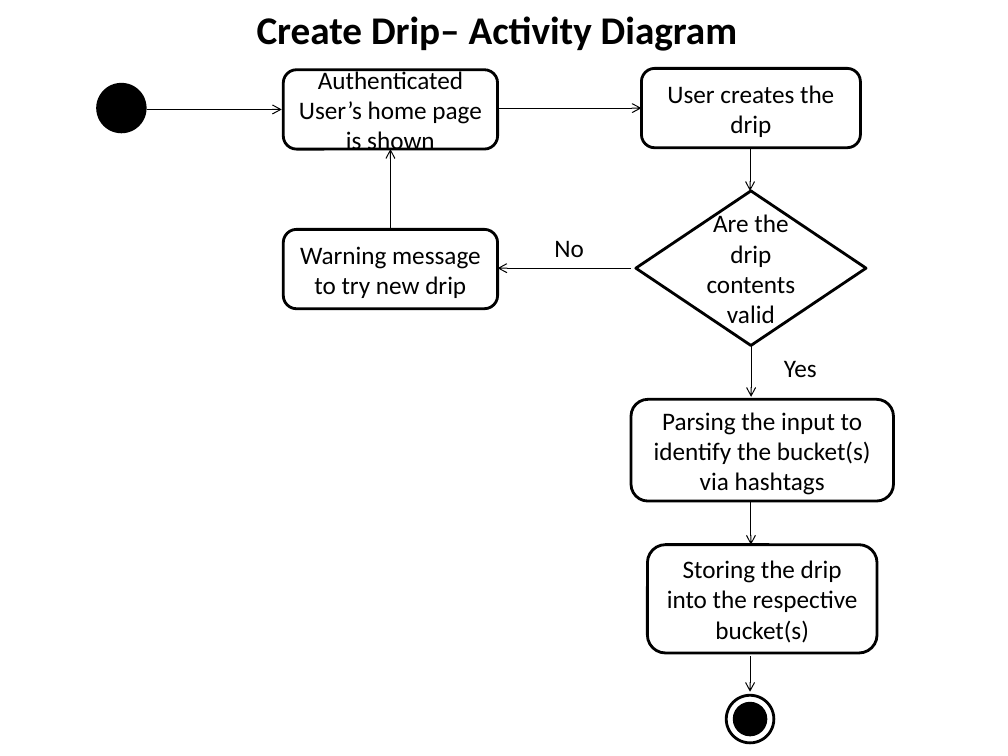
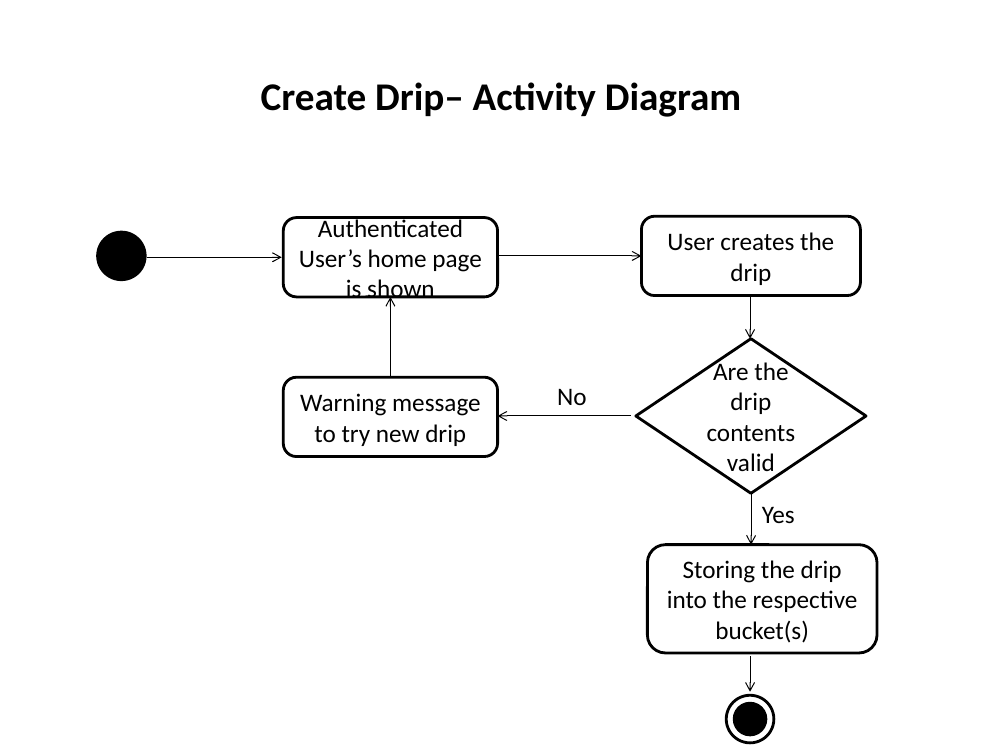
Before and after one commit to CS506/fall2016-group1, a slide deck: slide 1 of docs/sprint2/archives/create-drip-activity-diagram.pptx. Drawn at 1008x756 pixels with LibreOffice and Linux fonts; fonts in the diff are those of the drawing. Boxes give left, top, right and bottom in pixels: in the first picture for what was removed or moved away, otherwise in the second. Text is boxed around its words. In the diff, an @@ line names an element or a change of style, - is before the commit and + after.

```diff
--- a/docs/sprint2/archives/create-drip-activity-diagram.pptx
+++ b/docs/sprint2/archives/create-drip-activity-diagram.pptx
@@ text "Create Drip– Activity Diagram": place and size @@
-text "Create Drip– Activity Diagram" at <box>257,16,737,51</box>
+text "Create Drip– Activity Diagram" at <box>261,82,741,117</box>
@@ 4 arrows, 2 rounded rectangles, 1 diamond: place and size @@
-4 arrows, 2 rounded rectangles, 1 diamond at <box>283,69,866,345</box>
+4 arrows, 2 rounded rectangles, 1 diamond at <box>283,217,866,493</box>
@@ text "No": place and size @@
-text "No" at <box>554,240,584,257</box>
+text "No" at <box>557,388,587,405</box>
@@ rounded rectangle removed at <box>631,399,893,501</box> @@
-Parsing the input to identify the bucket(s)
-via hashtags
@@ 2 arrows, 1 rounded rectangle, 1 ellipse: place and size @@
-2 arrows, 1 rounded rectangle, 1 ellipse at <box>98,85,751,397</box>
+2 arrows, 1 rounded rectangle, 1 ellipse at <box>98,232,751,544</box>
@@ arrow removed from (751, 502) to (751, 544) @@
@@ text "Yes": place and size @@
-text "Yes" at <box>784,360,817,378</box>
+text "Yes" at <box>762,506,795,524</box>
```
Also in this commit, not shown: 1 other file.
